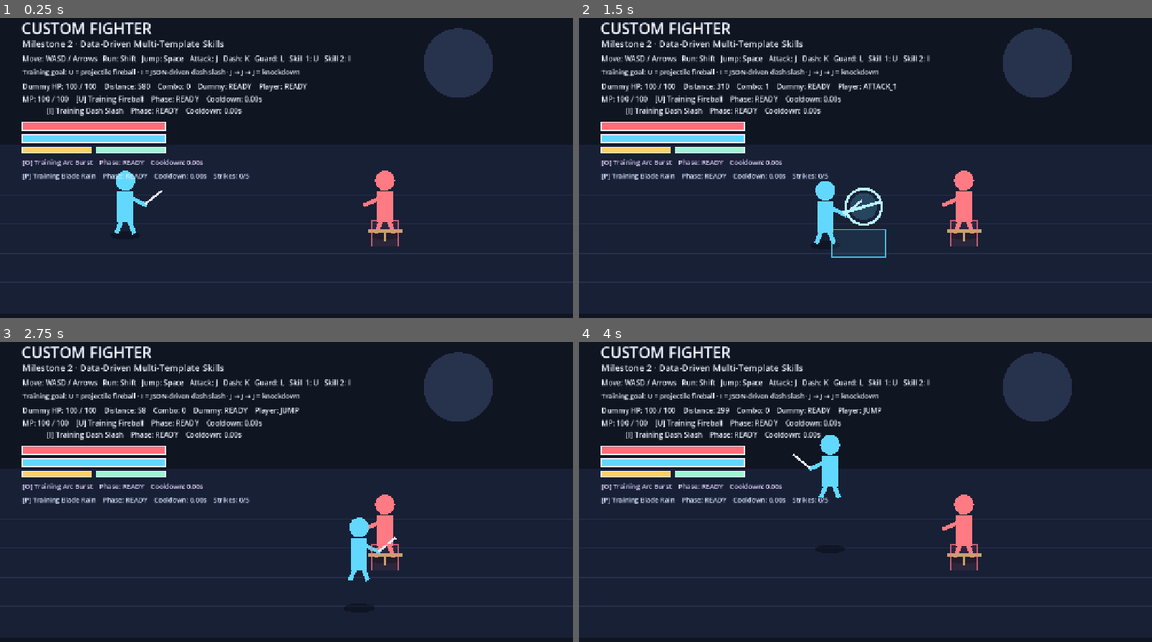
Above: before the commit, frames 1-4 (two rows, left to right).
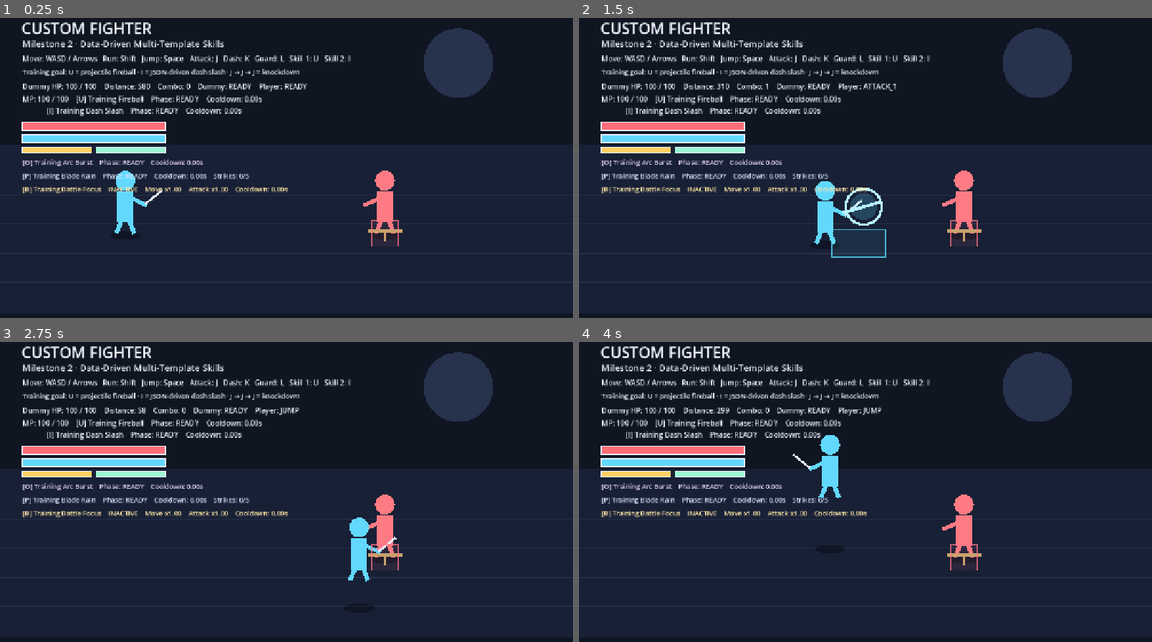
Above: after the commit, the same moments.

Repository: ws951125/custom-fighter
Game: Godot game, scene res://game/runtime/main.tscn
Two runs of this game, one before a commit and one after it. Both use one fixed random seed, a clock stepped at 60 frames per second and the inputs below.
Inputs:
- Up to frame 1 (0.25 s): no input
- Up to frame 2 (1.5 s): tap Enter at 0.5 s; hold D (move_right) 0.53-1.28 s; hold Space (jump) 0.53-1.28 s; hold S (move_down) from 1.28 s (still down); tap J (attack) at 1.35 s
- Up to frame 3 (2.75 s): tap Space (jump) at 1.52, 1.55, 1.82, 2.3 s; release S (move_down) at 2.03 s; hold D (move_right) from 2.03 s (still down); hold K (dash) from 2.03 s (still down)
- Up to frame 4 (4 s): release D (move_right) at 2.78 s; release K (dash) at 2.78 s; hold W (move_up) 2.78-3.53 s; tap L (guard) at 2.85 s; tap Space (jump) at 3.02, 3.05, 3.32, 3.77, 3.8 s; hold A (move_left) from 3.53 s (still down); hold Shift (run) from 3.53 s (still down)

The runs differ from the first frame. In frame 1, 0.5% of the frame differs, in the area x 3-51%, y 55-59%; in frame 2, 0.5%; in frame 3, 0.5%; in frame 4, 0.5%.
Error before the commit: Parse Error: Cannot infer the type of "frame_delta_x" variable because the value doesn't have a set type. (res://game/runtime/buff_skill_controller.gd:131)

Commit message:
Fix Godot type inference in Buff controller

Diff:
--- a/game/runtime/buff_skill_controller.gd
+++ b/game/runtime/buff_skill_controller.gd
@@ -127,9 +127,9 @@
 		previous_player_depth = host.player_depth
 		return
 
-	var multiplier_extra := buff_state.movement_multiplier() - 1.0
-	var frame_delta_x := host.player_x - previous_player_x
-	var frame_delta_depth := host.player_depth - previous_player_depth
+	var multiplier_extra: float = buff_state.movement_multiplier() - 1.0
+	var frame_delta_x: float = float(host.player_x) - previous_player_x
+	var frame_delta_depth: float = float(host.player_depth) - previous_player_depth
 	host.player_x += frame_delta_x * multiplier_extra
 	host.player_depth += frame_delta_depth * multiplier_extra
 	host.player_x = clampf(host.player_x, 90.0, maxf(host.size.x, 1280.0) - 90.0)
@@ -147,7 +147,7 @@
 	var arena_top := canvas_height * 0.50
 	var arena_bottom := canvas_height * 0.86
 	var ground := Vector2(host.player_x, lerpf(arena_top, arena_bottom, host.player_depth))
-	var jump_offset := host.movement_state.jump_offset()
+	var jump_offset: float = float(host.movement_state.jump_offset())
 	var center := ground + Vector2(0.0, -72.0 - jump_offset)
 	var pulse := 0.5 + 0.5 * sin(float(Time.get_ticks_msec()) * 0.012)
 	var outer_radius := 52.0 + pulse * 9.0
